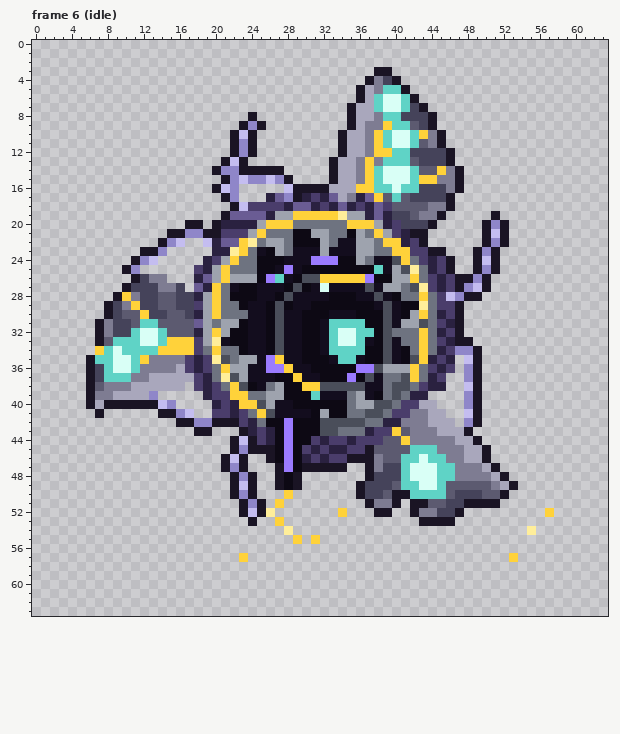
Pixel-art file, stored at tools/art/creatures/hum_arquetipo/hum_arquetipo.aseprite. Above is the file before it was changed.
64x64 pixels, 33 frames. Shown: frame 6 (idle). The commit also changed other frames, which this record leaves out.
The result:
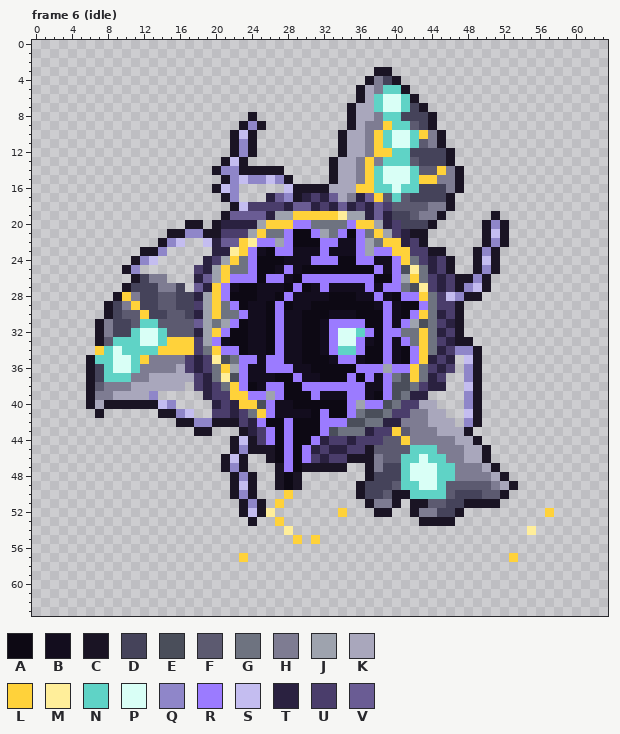
Palette (. is transparent): A #0d0914  B #130d1e  C #1a1424  D #45435a  E #4a4e5a  F #5c5a70  G #6e7380  H #7e7c92  J #9ea3ae  K #a9a7bc  L #ffd23a  M #ffee9a  N #5fd3c6  P #d9fff6  Q #8f86c9  R #9b7bff  S #c4bdf0  T #2a2140  U #4a3d6b  V #6a5c94
From old to new:
--- frame 6 (idle), layer "glow"
@@ x 18..45 @@
 19 ...CVVVVTJJLLLLLMJJTVTDDFHHC
-20 C.CTTTTJLLLGGGGGGLLLJTUDDDC.
-21 QCCUUUJLGGGAAJJGGAJGLJUTCC..
-22 .STVVLMGJJGAAAJGBBJJGLLTUC..
-23 ..TTMLGBAJGBBBJBBBJJGGLLUUCC
-24 .TUJLGGAAABBBRRRAAJGBBELGUTU
-25 UTJLGGGAABRBAAAAAAAANBJEMGTU
-26 TVJLJJJARNBAEELLLLLRAAJJLGUT
-27 VTLGBAABBBAEABPBBBBEBJJGEMUT
-28 TJLGAAABBAEBBBBAAABBEBAGGLGU
-29 UJLGGABBAEABBAAAAAAABEBAAMGU
-30 TJLGGGBBAEBBAAABBBAAAEBAJLGT
-31 VJGJJABBAEBBAABNNNNAAEBJJEGU
-32 TJLJAABBAEBBAABNPPNNAEGGGLGT
-33 UJMBAABBAEBBAABNPPNBAEBGGLGU
-34 UGLGGABBAEBBAABNNNNAAEBAGLGT
-35 TUMEGJJBRLBBAAABNNBAAEBAELTU
-36 TUGLJJBBRRLBBAAAAARREJJJLGUT
-37 UTGMEJBBBAALBBAAARAEBGGELGTU
-38 UTUGLEABGJAALLEEEEEBBGEEGUTT
-39 .TUULLGGJJAAANBBBGJBAGEGTT..
-40 ..TUTLLEJBBAAAAAAGJJEEGUUKK.
-41 ..UUTUGLEBBBBAJAAGGEEGUUHHKK
-42 QQCCCUTGAARAAAEEEEEGGTTHHHKK
-43 CC...CTUTARAAAEEGGGTUULFHHHK
-44 ....CSCUTARAAUTUUTUUUFFLHHHH
-45 ....CQCCCARAUTUTTUUCFFFFNNNH
-46 ...CSC..CARATUTUUCCCHFFNNPNN
+20 C.CTTTTJLLLRRGGGGRLLJTUDDDC.
+21 QCCUUUJLGGRAARJGRARGLJUTCC..
+22 .STVVLMRRJRAAARRBBRJGLLTUC..
+23 ..TTMLRBARRBBBRBBBRJRRLLUUCC
+24 .TUJLGRAAABBBRRRAARRBBRLGUTU
+25 UTJLGGRAABRBAAAAAAAARBREMGTU
+26 TVJLRRRARRBARRRRRRRRAARJLGUT
+27 VTLRBAABBBARABRBBBBRBRRGEMUT
+28 TJLRAAABBARBBBBAAABBRBARRLGU
+29 UJLGRABBARABBAAAAAAABRBAARGU
+30 TJLGGRBBARBBAAABBBAAARBARLGT
+31 VJGJRABBARBBAABRRRRAARBRJEGU
+32 TJLRAABBARBBAABRPPNRARRGGLGT
+33 UJRBAABBARBBAABRPPRBARBRGLGU
+34 UGLRRABBARBBAABRNNRAARBARLGT
+35 TUMEGRRBRRBBAAABRRBAARBARLTU
+36 TUGLJRBBRRRBBAAAAARRRJRRLGUT
+37 UTGMERBBBAARBBAAARARBRGELGTU
+38 UTUGLRABRRAARRRRRRRBBREEGUTT
+39 .TUULLRRJRAAARBBBRRBAREGTT..
+40 ..TUTLLERBBAAAAAARJRREGUUKK.
+41 ..UUTUGLRBBBBARAARGEEGUUHHKK
+42 QQCCCUTRAARAAARRREEGGTTHHHKK
+43 CC...CTURARAAAREGGGTUULFHHHK
+44 ....CSCURARAARTUUTUUUFFLHHHH
+45 ....CQCCCARARTUTTUUCFFFFNNNH
+46 ...CSC..CARARUTUUCCCHFFNNPNN
 47 ...CQC...CRACCCCC..CHDDNPPPN
